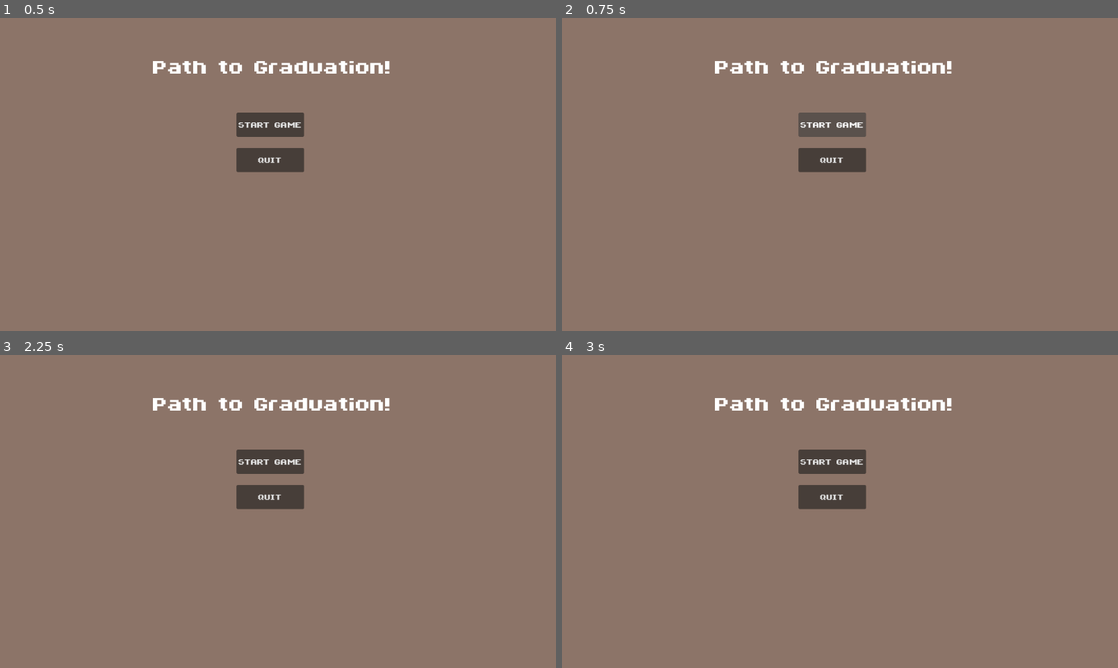
Above: before the commit, frames 1-4 (two rows, left to right).
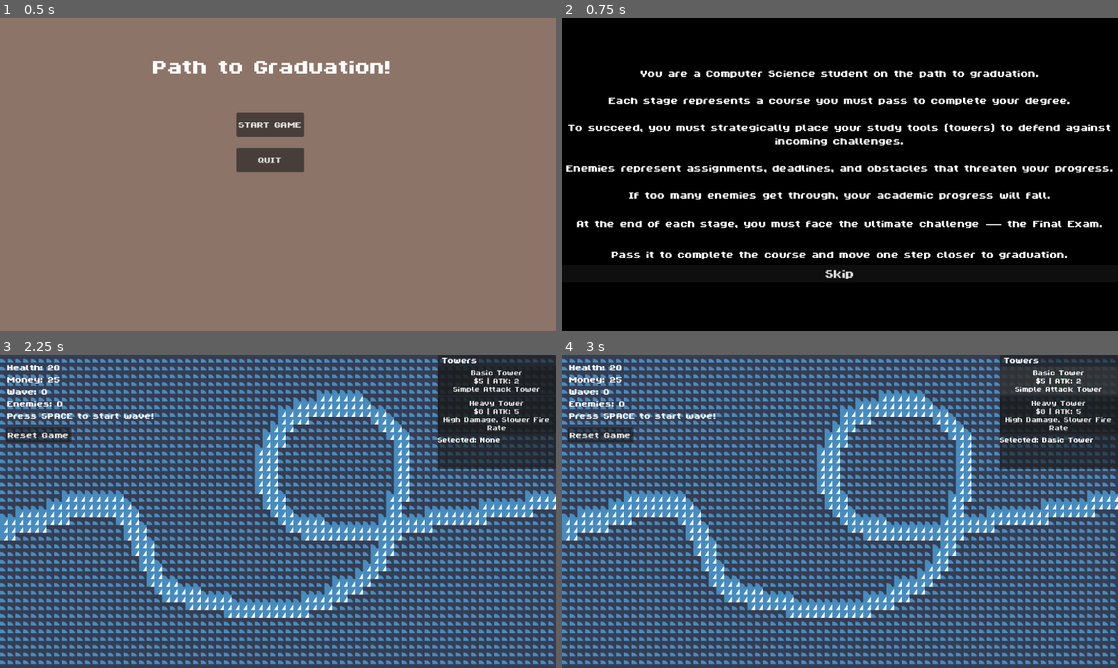
Above: after the commit, the same moments.

Repository: fishoilsauce/CSCI487SeniorProject
Game: Godot game, scene res://scenes/main/TitleScreen.tscn
The game is run twice, just before and just after one commit, with the same random seed, the same clock (stepped at 60 frames per second) and the same inputs. The engine's default icon, where the game draws it, is replaced by a stand-in: a white triangle on a blue panel in a dark square.
Inputs (mouse positions are in pixels of both pictures, inside the frame that each line leads up to):
- Up to frame 1 (0.5 s): no input
- Up to frame 2 (0.75 s): click "START GAME" at 0.5 s
- Up to frame 3 (2.25 s): click (272, 461) at 1.25 s, where only the run before the commit has a clickable "START GAME"; click (278, 611) at 2 s, where only the run after the commit has a clickable "Skip"
- Up to frame 4 (3 s): click (1056, 380) at 2.75 s, where only the run after the commit has a clickable "Basic Tower $5 | ATK: 2 Simpl…"

Frame 1 is identical in both runs. In frame 2, 100% of the frame differs, in the area x 0-100%, y 0-100%; in frame 3, 100%; in frame 4, 100%.
Error before the commit: Parse Error: Closing ")" doesn't have an opening counterpart. (res://scripts/TitleScreen.gd:12)

Commit message:
Implemented sound system, story intro, stage 2 split paths, and gameplay balancing

Diff:
--- a/scenes/enemies/TankEnemy.tscn
+++ b/scenes/enemies/TankEnemy.tscn
@@ -9,11 +9,11 @@
 [sub_resource type="StyleBoxFlat" id="StyleBoxFlat_1jm2f"]
 bg_color = Color(0.18039216, 0.8, 0.44313726, 1)
 
-[node name="Enemy" type="Node2D" unique_id=305367900]
+[node name="Enemy2" type="Node2D" unique_id=305367900]
 script = ExtResource("1_1jm2f")
 leak_damage = 3
 max_hp = 10
-reward = 3
+reward = 4
 
 [node name="Sprite2D" type="Sprite2D" parent="." unique_id=1147028441]
 z_index = 10
--- a/scenes/main/IntroStory.tscn
+++ b/scenes/main/IntroStory.tscn
@@ -46,7 +46,7 @@
 
 At the end of each stage, you must face the ultimate challenge — the Final Exam.
 
-Defeat them to pass the course and move one step closer to graduation."
+Pass it to complete the course and move one step closer to graduation."
 horizontal_alignment = 1
 vertical_alignment = 1
 autowrap_mode = 2
--- a/scripts/Enemy.gd
+++ b/scripts/Enemy.gd
@@ -4,7 +4,7 @@
 
 @export var leak_damage: int = 1
 @export var max_hp: int = 5
-@export var reward: int = 1
+@export var reward: int = 2
 
 @onready var health_bar: ProgressBar = $HealthBar
 
--- a/scripts/Main.gd
+++ b/scripts/Main.gd
@@ -63,7 +63,7 @@
 # Game State
 # ----------------------------
 var occupied := {}
-var money: int = 50
+var money: int = 25
 var health: int = 20
 var wave: int = 0
 
@@ -278,14 +278,14 @@
 		AudioManager.play_wave_start()
 
 	if wave == 1:
-		for i in range(enemies_per_wave):
+		for i in range(wave_1_enemies):
 			if game_over or game_won:
 				return
 			spawn_enemy(enemy_runner_scene)
 			await get_tree().create_timer(spawn_interval).timeout
 
 	elif wave == 2:
-		for i in range(enemies_per_wave):
+		for i in range(wave_2_enemies):
 			if game_over or game_won:
 				return
 			if i % 3 == 2:
@@ -295,7 +295,7 @@
 			await get_tree().create_timer(spawn_interval).timeout
 
 	elif wave == 3:
-		for i in range(enemies_per_wave):
+		for i in range(wave_3_enemies):
 			if game_over or game_won:
 				return
 			spawn_enemy(tank_enemy_runner_scene)
--- a/scripts/Stage2.gd
+++ b/scripts/Stage2.gd
@@ -66,7 +66,7 @@
 # Game State
 # ----------------------------
 var occupied := {}
-var money: int = 50
+var money: int = 25
 var health: int = 20
 var wave: int = 0
 
@@ -281,14 +281,14 @@
 		AudioManager.play_wave_start()
 
 	if wave == 1:
-		for i in range(enemies_per_wave):
+		for i in range(wave_1_enemies):
 			if game_over or game_won:
 				return
 			spawn_enemy(enemy_runner_scene)
 			await get_tree().create_timer(spawn_interval).timeout
 
 	elif wave == 2:
-		for i in range(enemies_per_wave):
+		for i in range(wave_2_enemies):
 			if game_over or game_won:
 				return
 			if i % 3 == 2:
@@ -298,7 +298,7 @@
 			await get_tree().create_timer(spawn_interval).timeout
 
 	elif wave == 3:
-		for i in range(enemies_per_wave):
+		for i in range(wave_3_enemies):
 			if game_over or game_won:
 				return
 			spawn_enemy(tank_enemy_runner_scene)
--- a/scripts/TitleScreen.gd
+++ b/scripts/TitleScreen.gd
@@ -9,7 +9,7 @@
 
 func _on_start_button_pressed() -> void:
 	AudioManager.play_click()
-	get_tree().change_scene_to_file("res://scenes/main/IntroStory.tscn"))
+	get_tree().change_scene_to_file("res://scenes/main/IntroStory.tscn")
 
 func _on_quit_button_pressed() -> void:
 	AudioManager.play_click()
